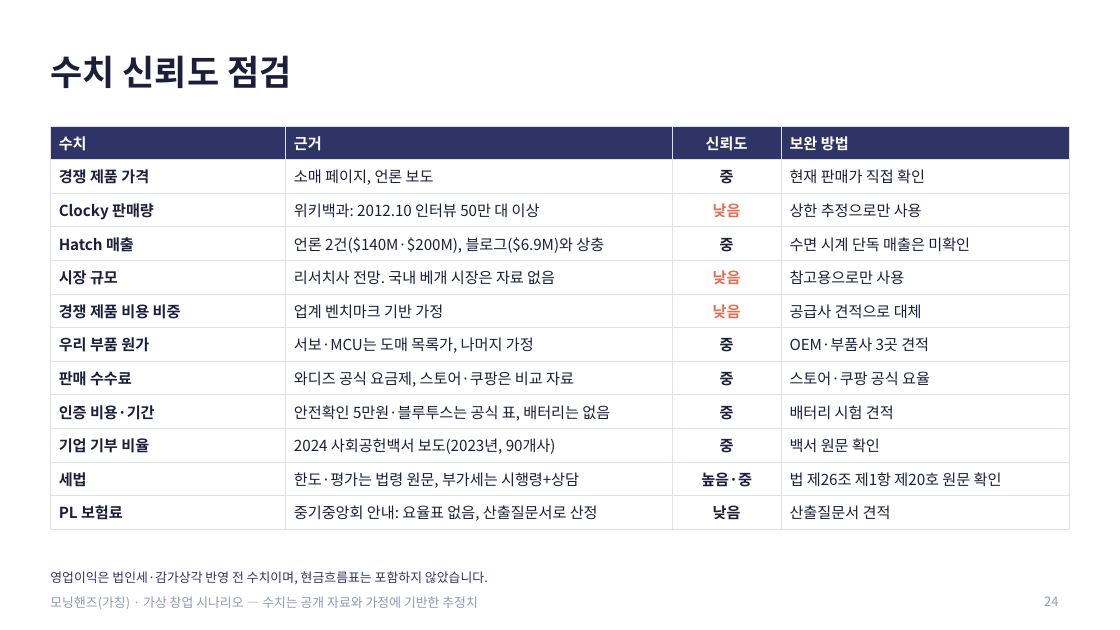
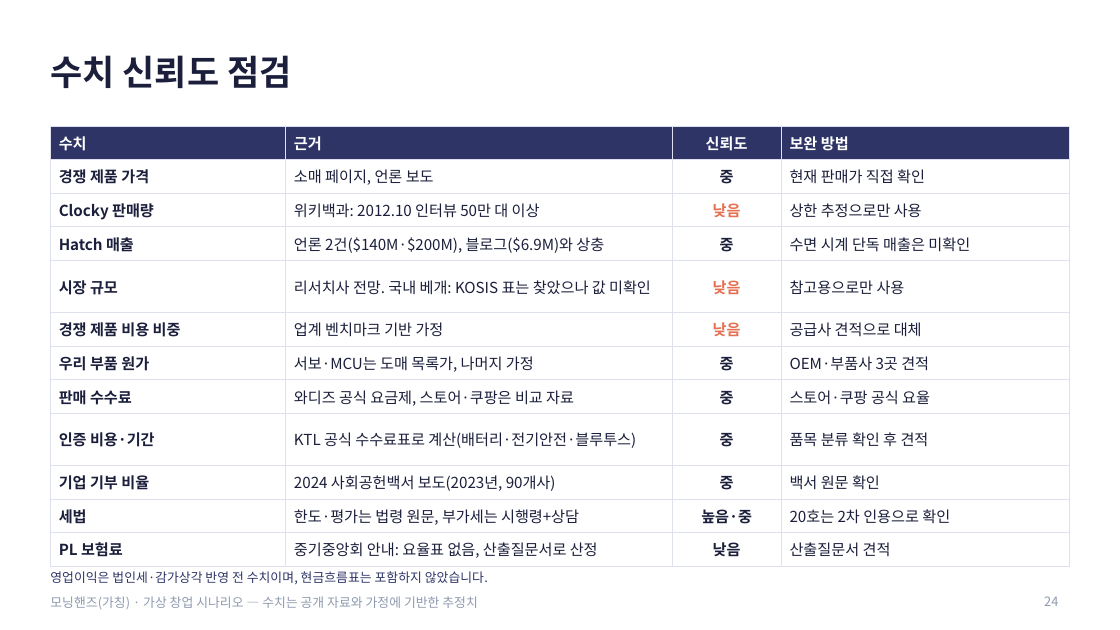
Before and after one commit to g975682-source/-, a slide deck: slide 24 of MorningHands_Business_Analysis.pptx. Drawn at 1120x630 pixels with LibreOffice and Linux fonts; fonts in the diff are those of the drawing. Boxes give left, top, right and bottom in pixels: in the first picture for what was removed or moved away, otherwise in the second. Text is boxed around its words. In the diff, an @@ line names an element or a change of style, - is before the commit and + after.

```diff
--- a/MorningHands_Business_Analysis.pptx
+++ b/MorningHands_Business_Analysis.pptx
@@ table at [50, 126, 1070, 562] @@
-row 5, column 2: 리서치사 전망. 국내 베개 시장은 자료 없음
+row 5, column 2: 리서치사 전망. 국내 베개: KOSIS 표는 찾았으나 값 미확인
-row 9, column 2: 안전확인 5만원·블루투스는 공식 표, 배터리는 없음
+row 9, column 2: KTL 공식 수수료표로 계산(배터리·전기안전·블루투스)
-row 9, column 4: 배터리 시험 견적
+row 9, column 4: 품목 분류 확인 후 견적
-row 11, column 4: 법 제26조 제1항 제20호 원문 확인
+row 11, column 4: 20호는 2차 인용으로 확인
```
Also in this commit, not shown: 2 other slides changed, 2 other files.
